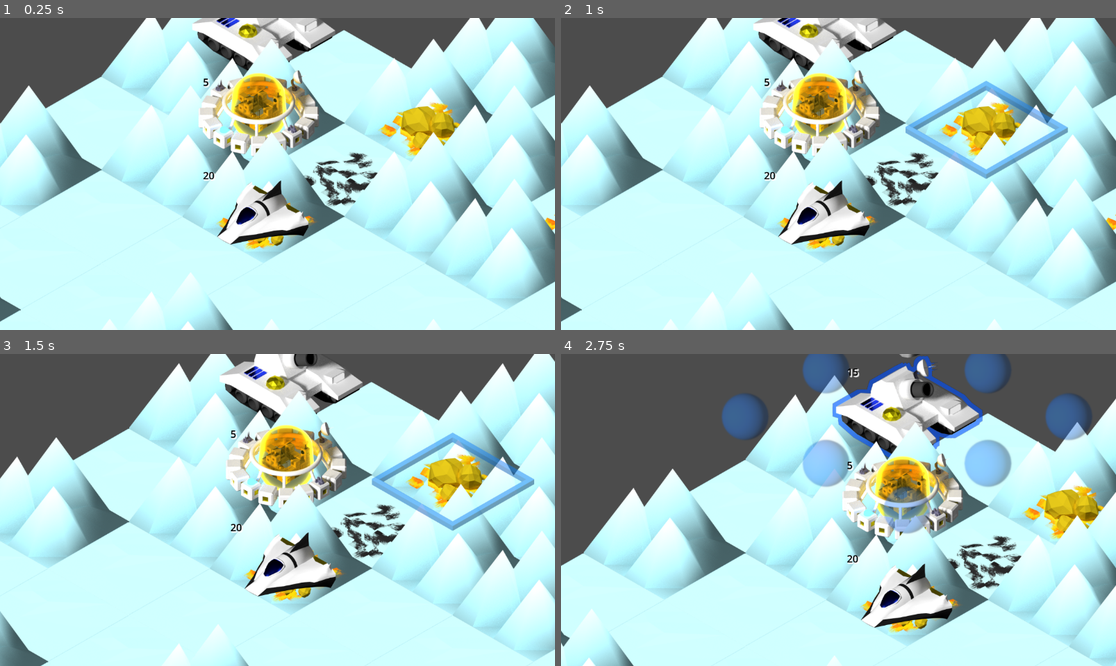
Above: before the commit, frames 1-4 (two rows, left to right).
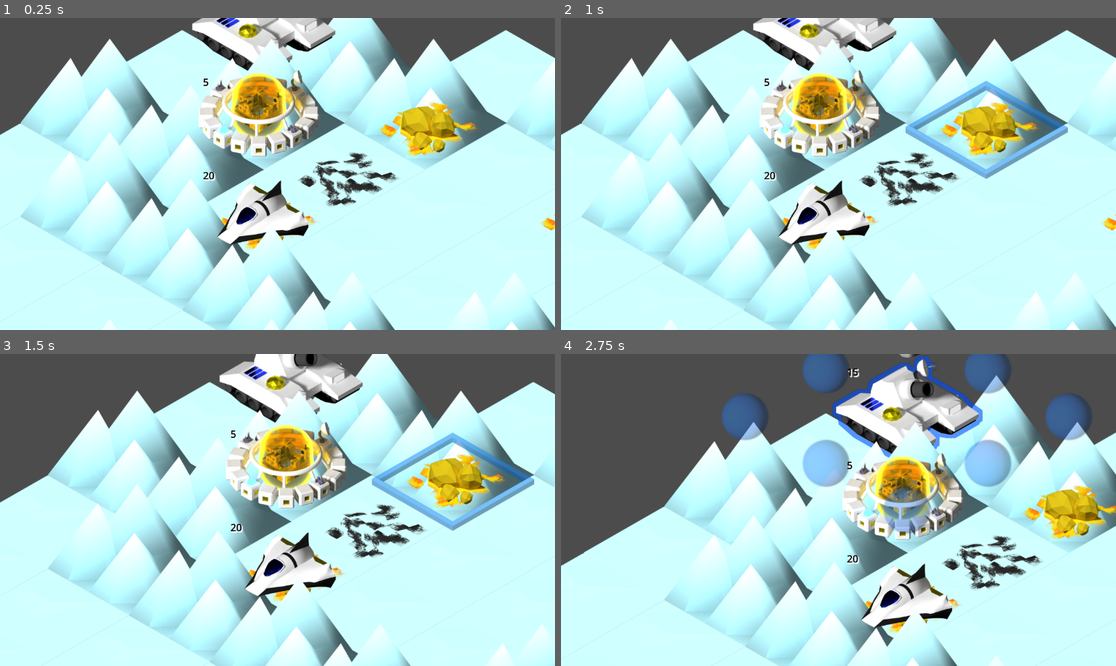
Above: after the commit, the same moments.

Repository: lifflander/stp
Game: Godot game, scene res://node_2d.tscn
Two runs of this game, one before a commit and one after it. Both use one fixed random seed, a clock stepped at 60 frames per second and the inputs below.
Inputs (mouse positions are in pixels of both pictures, inside the frame that each line leads up to):
- Up to frame 1 (0.25 s): no input
- Up to frame 2 (1 s): tap Enter at 0.5 s; move the mouse to (960, 158) at 0.52 s; click (960, 158) at 0.67 s
- Up to frame 3 (1.5 s): tap Space at 1.25 s; drag from (166, 525) to (249, 572) at 1.27 s
- Up to frame 4 (2.75 s): move the mouse to (894, 441) at 2.02 s; click (894, 441) at 2.17 s

The runs differ from the first frame. In frame 1, 32% of the frame differs, in the area x 0-100%, y 0-100%; in frame 2, 32%; in frame 3, 29%; in frame 4, 23%.

Commit message:
Move map to its own file

Diff:
--- a/LogicEngine.gd
+++ b/LogicEngine.gd
@@ -6,76 +6,6 @@
 var players : Array[Player]
 
 const unit_tile_set : int = 8
-
-class AtlasIdent:
-	var source_id : int
-	var atlas_coord : Array[Vector2i]
-
-	func _init(in_source_id : int, in_altas_coord : Array[Vector2i]):
-		source_id = in_source_id
-		atlas_coord = in_altas_coord
-
-	func hasCoord(coord : Vector2i) -> bool:
-		for c in atlas_coord:
-			if c == coord:
-				return true
-		return false
-
-var land = [
-		AtlasIdent.new(6, [Vector2i(0,0), Vector2i(1,0), Vector2i(2,0), Vector2i(3,0)]),
-		AtlasIdent.new(7, [Vector2i(4,0), Vector2i(5,0), Vector2i(6,0)])
-	]
-
-func isLand(source_id : int, atlas_coord : Vector2i) -> bool:
-	for x in land:
-		if x.source_id == source_id && x.hasCoord(atlas_coord):
-			return true
-	return false
-
-class Tile:
-	var unit : Unit = null
-	var base : Base = null
-
-	func hasUnit() -> bool:
-		return unit != null
-
-	func hasBase() -> bool:
-		return base != null
-
-class Map:
-	var width : int = 20
-	var height : int = 20
-
-	var tiles : Array[Tile]
-
-	func convertTo1D(vec : Vector2i) -> int:
-		return vec.x * width + vec.y
-
-	func getTileXY(x : int, y : int) -> Tile:
-		return tiles[convertTo1D(Vector2i(x, y))]
-
-	func getTileVec(vec : Vector2i) -> Tile:
-		return tiles[convertTo1D(vec)]
-
-	func _init(in_tile_map : IsoTileMap):
-		var base_layer_id : int = -1
-		var resource_layer_id : int = -1
-
-		for i in in_tile_map.get_layers_count():
-			if in_tile_map.get_layer_name(i) == "Base layer":
-				base_layer_id = i
-			if in_tile_map.get_layer_name(i) == "Resources":
-				resource_layer_id = i
-
-		for x in width:
-			for y in height:
-				var coord : Vector2i = Vector2i(x,y)
-				#var td : TileData = in_tile_map.get_cell_tile_data(base_layer_id, coord)
-				var atlas_coord = in_tile_map.get_cell_atlas_coords(base_layer_id, coord)
-				var source_id = in_tile_map.get_cell_source_id(base_layer_id, coord)
-				var atlas_source = in_tile_map.tile_set.get_source(source_id) as TileSetAtlasSource
-
-
 
 class Player:
 	var player_id : int = -1
--- /dev/null
+++ b/Map.gd
@@ -0,0 +1,132 @@
+class_name Map extends Node
+
+class AtlasIdent:
+	var source_id : int
+	var atlas_coord : Vector2i
+
+	func _init(in_source_id : int, in_altas_coord : Vector2i):
+		source_id = in_source_id
+		atlas_coord = in_altas_coord
+
+	func hasCoord(coord : Vector2i) -> bool:
+		if atlas_coord == coord:
+			return true
+		return false
+
+enum TileTypeEnum {
+	EMPTY = -1, LAND = 0, MOUNTAIN = 1, SPACE = 2
+}
+
+class Tile:
+	var atlas : AtlasIdent
+	var unit : LogicEngine.Unit = null
+	var base : LogicEngine.Base = null
+	var type : TileTypeEnum = TileTypeEnum.EMPTY
+
+	func _init():
+		atlas = AtlasIdent.new(-1, Vector2i(-1,-1))
+
+	func hasUnit() -> bool:
+		return unit != null
+
+	func hasBase() -> bool:
+		return base != null
+
+class Circle:
+	var pos : Vector2
+	var radius : float
+	var x1 : float
+	var x2 : float
+	var y1 : float
+	var y2 : float
+	var planet = 0
+
+	func getSquareLen(rad : float) -> float:
+		return sqrt(2) * rad
+
+	func _init(p : Vector2, in_radius : float, in_planet : int):
+		pos = p
+		radius = in_radius
+		planet = in_planet
+
+		var len = getSquareLen(radius)
+
+		x1 = p.x-len/2
+		x2 = p.x+len/2
+		y1 = p.y-len/2
+		y2 = p.y+len/2
+
+	func inCircle(p : Vector2i) -> bool:
+		return (p.x - pos.x) * (p.x - pos.x) + (p.y - pos.y) * (p.y - pos.y) < radius * radius
+
+	func inSquare(p : Vector2i) -> bool:
+		return p.x >= x1 and p.x <= x2 and p.y >= y1 and p.y <= y2
+
+var altitude = FastNoiseLite.new()
+var width : int = 200
+var height : int = 200
+var circles = [Circle.new(Vector2(6,5), 6, 0), Circle.new(Vector2(5,17), 6, 1)]
+
+var tiles : Array[Tile]
+
+func convertTo1D(vec : Vector2i) -> int:
+	return vec.x * width + vec.y
+
+func getTileXY(x : int, y : int) -> Tile:
+	return tiles[convertTo1D(Vector2i(x, y))]
+
+func getTileVec(vec : Vector2i) -> Tile:
+	return tiles[convertTo1D(vec)]
+
+	#var base_layer_id : int = -1
+	#var resource_layer_id : int = -1
+
+	#for i in in_tile_map.get_layers_count():
+		#if in_tile_map.get_layer_name(i) == "Base layer":
+			#base_layer_id = i
+		#if in_tile_map.get_layer_name(i) == "Resources":
+			#resource_layer_id = i
+
+	#for x in width:
+		#for y in height:
+			#var coord : Vector2i = Vector2i(x,y)
+			##var td : TileData = in_tile_map.get_cell_tile_data(base_layer_id, coord)
+			#var atlas_coord = in_tile_map.get_cell_atlas_coords(base_layer_id, coord)
+			#var source_id = in_tile_map.get_cell_source_id(base_layer_id, coord)
+			#var atlas_source = in_tile_map.tile_set.get_source(source_id) as TileSetAtlasSource
+
+# Called when the node enters the scene tree for the first time.
+func _ready():
+	altitude.seed = randi()
+	tiles.resize(width*height)
+
+	for x in width:
+		for y in height:
+			tiles[convertTo1D(Vector2i(x, y))] = Tile.new()
+			for c in circles:
+				if c.inCircle(Vector2i(x,y)):
+					#print("planet=" + str(c.planet) + ", x=", str(x), ", y=", str(y))
+					var alt = altitude.get_noise_2d(float(x)*50.0, float(y)*50.0)*10
+					var mountain = alt > 1
+					var tile = getTileXY(x, y)
+					if c.planet == 0:
+						if mountain:
+							tile.type = TileTypeEnum.MOUNTAIN
+							tile.atlas = AtlasIdent.new(7, Vector2i(5,0))
+						else:
+							tile.type = TileTypeEnum.LAND
+							tile.atlas = AtlasIdent.new(6, Vector2i(1,0))
+					elif c.planet == 1:
+						if mountain:
+							tile.type = TileTypeEnum.MOUNTAIN
+							tile.atlas = AtlasIdent.new(7, Vector2i(6,0))
+						else:
+							tile.type = TileTypeEnum.LAND
+							tile.atlas = AtlasIdent.new(6, Vector2i(2,0))
+					else:
+						print("ERROR")
+
+
+# Called every frame. 'delta' is the elapsed time since the previous frame.
+func _process(delta):
+	pass
--- a/TileMap.gd
+++ b/TileMap.gd
@@ -2,6 +2,7 @@
 class_name IsoTileMap
 
 @onready var logic_engine : LogicEngine = get_parent().get_node("LogicEngine")
+@onready var map : Map = get_parent().get_node("Map")
 @onready var label_holder : Node2D = get_node("LabelHolder")
 @onready var sprite_holder : Node2D = get_node("SpriteHolder")
 
@@ -39,50 +40,8 @@
 func convertTo1D(idx : Vector2i) -> int:
 	return idx.x * width + idx.y
 
-
-class Circle:
-	var pos : Vector2
-	var radius : float
-	var x1 : float
-	var x2 : float
-	var y1 : float
-	var y2 : float
-	var planet = 0
-
-	func getSquareLen(rad : float) -> float:
-		return sqrt(2) * rad
-
-	func _init(p : Vector2, in_radius : float, in_planet : int):
-		pos = p
-		radius = in_radius
-		planet = in_planet
-
-		var len = getSquareLen(radius)
-
-		x1 = p.x-len/2
-		x2 = p.x+len/2
-		y1 = p.y-len/2
-		y2 = p.y+len/2
-
-	func inCircle(p : Vector2i) -> bool:
-		return (p.x - pos.x) * (p.x - pos.x) + (p.y - pos.y) * (p.y - pos.y) < radius * radius
-
-	func inSquare(p : Vector2i) -> bool:
-		return p.x >= x1 and p.x <= x2 and p.y >= y1 and p.y <= y2
-
-# 10, 2, 10
-# 15, 27, 10
-
-#5, 25, 10
-#0, 0, 10
-
-var circles = [Circle.new(Vector2(6,5), 6, 0), Circle.new(Vector2(5,17), 6, 1)]
-var altitude = FastNoiseLite.new()
-
 # Called when the node enters the scene tree for the first time.
 func _ready():
-	altitude.seed = randi()
-
 	for i in get_layers_count():
 		if get_layer_name(i) == "Base layer":
 			terrain_layer_id = i
@@ -184,37 +143,12 @@
 	for child in sprite_holder.get_children():
 		sprite_holder.remove_child(child)
 
-	var cx = 0
-	var cy = 0
-
 	# Draw the base map layer
 	for x in range(width):
 		for y in range(height):
-				for c in circles:
-					if c.inCircle(Vector2i(x,y)):
-						#print("planet=" + str(c.planet) + ", x=", str(x), ", y=", str(y))
-						var alt = altitude.get_noise_2d(float(x)*50.0, float(y)*50.0)*10
-						var mountain = alt > 1
-						if c.planet == 0:
-							if mountain:
-								set_cell(terrain_layer_id, Vector2i(x,y), 7, Vector2i(5,0))
-							else:
-								set_cell(terrain_layer_id, Vector2i(x,y), 6, Vector2i(1,0))
-							cx += 1
-						elif c.planet == 1:
-							if mountain:
-								set_cell(terrain_layer_id, Vector2i(x,y), 7, Vector2i(6,0))
-							else:
-								set_cell(terrain_layer_id, Vector2i(x,y), 6, Vector2i(2,0))
-							cy += 1
-						else:
-							print("ERROR")
-			#if special_cell.x == x and special_cell.y == y:
-			#	set_cell(layer, Vector2i(x,y), 0, Vector2i(3,4), 0)
-			#else:
-			#set_cell(layer, Vector2i(x,y), 6, Vector2i(x%4,0), 0)
-			#pass
-	#print("cx=", cx, ", cy=", cy)
+			var tile = map.getTileXY(x, y)
+			if tile != null:
+				set_cell(terrain_layer_id, Vector2i(x,y), tile.atlas.source_id, tile.atlas.atlas_coord)
 
 	# Draw the unit layer
 	layer = unit_layer_id
--- a/node_2d.tscn
+++ b/node_2d.tscn
@@ -1,8 +1,9 @@
-[gd_scene load_steps=8 format=3 uid="uid://cynr1206nn872"]
+[gd_scene load_steps=9 format=3 uid="uid://cynr1206nn872"]
 
 [ext_resource type="TileSet" uid="uid://0jewu7pkdoe8" path="res://iso-tileset-2.tres" id="1_mvcdc"]
 [ext_resource type="Script" path="res://TileMap.gd" id="2_dd161"]
 [ext_resource type="Script" path="res://Camera2D.gd" id="3_2d54c"]
+[ext_resource type="Script" path="res://Map.gd" id="3_et2nw"]
 [ext_resource type="Script" path="res://CharacterBody2D.gd" id="3_qhnfj"]
 [ext_resource type="Script" path="res://LogicEngine.gd" id="3_uiovt"]
 
@@ -59,6 +60,9 @@
 y_sort_enabled = true
 position = Vector2(281, 790)
 
+[node name="Map" type="Node" parent="."]
+script = ExtResource("3_et2nw")
+
 [node name="LogicEngine" type="Node" parent="."]
 script = ExtResource("3_uiovt")
 
